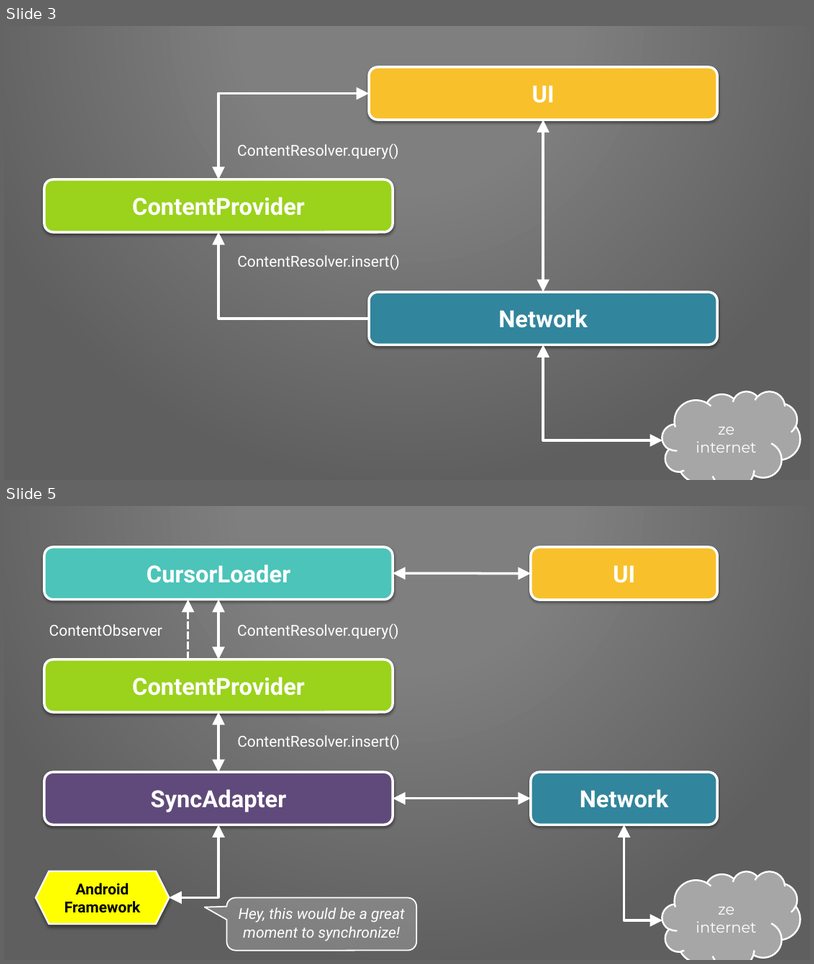
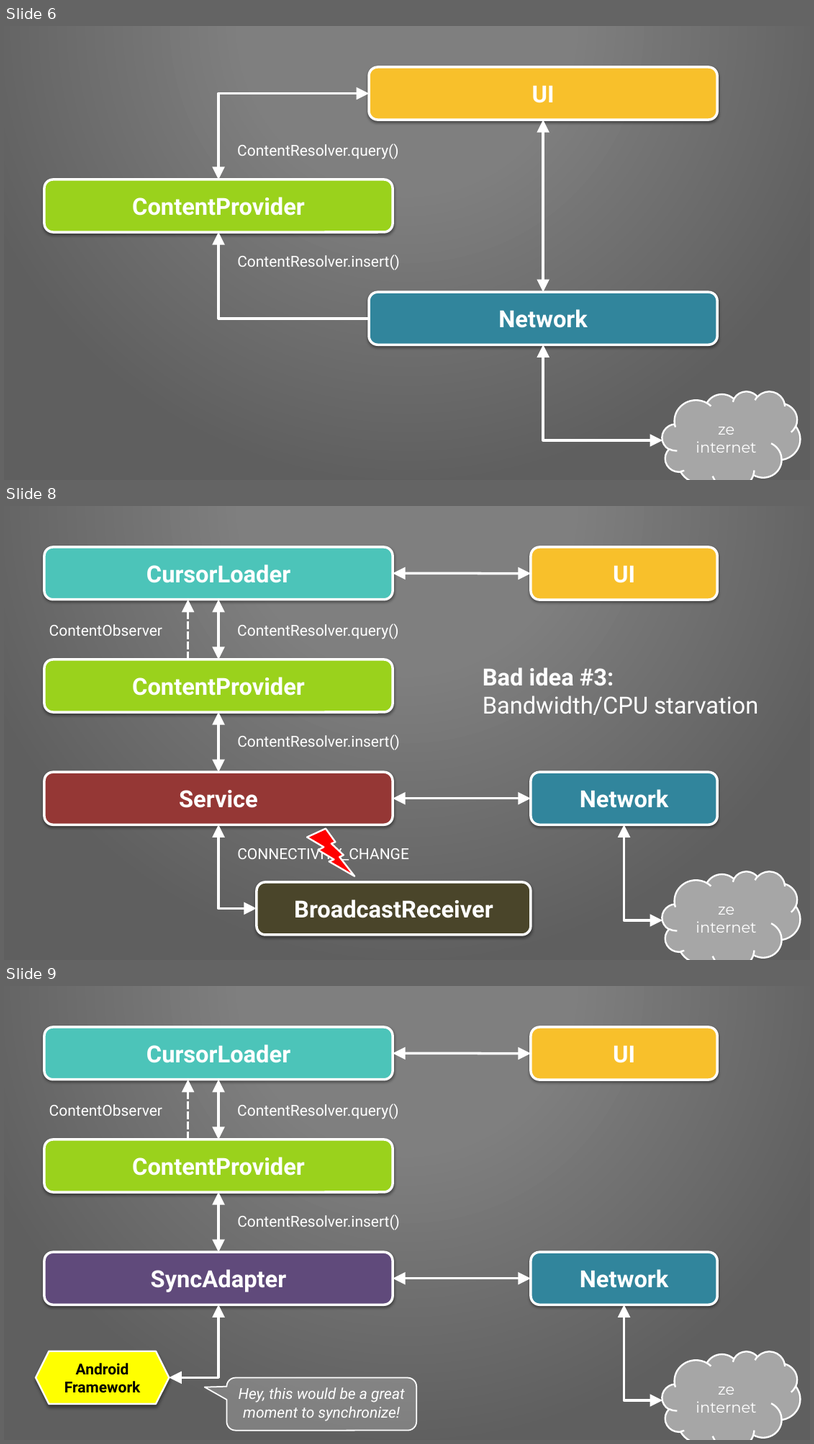
Before and after one commit to Pixplicity/sync-demo, a slide deck: I've been doing some syncing.pptx. Shown one above the other, each under a label of ours: slides 3 and 5 before the commit, slides 6, 8 and 9 after it; the slides between them are not shown. The pictures are 814x964 and 814x1444 pixels, drawn with LibreOffice and Linux fonts; fonts in the diff are those of the drawing; background and template pictures are left out. Boxes give left, top, right and bottom in pixels: in the first picture for what was removed or moved away, otherwise in the second. Text is boxed around its words. In the diff, an @@ line names an element or a change of style, - is before the commit and + after.

```diff
--- a/I've been doing some syncing.pptx
+++ b/I've been doing some syncing.pptx
@@ slide 8 added at (4, 506, 810, 960), background picture (left out); not listed: 1 template element that a slide beside it also shows @@
@@ rounded rectangle added at (44, 547, 393, 600), fill #4CC4B9, outline #FFFFFF 3 pt, 28 pt, text #FFFFFF, bold @@
+CursorLoader
@@ rounded rectangle added at (531, 547, 718, 600), fill #F8C02B, outline #FFFFFF 3 pt, 28 pt, text #FFFFFF, bold @@
+UI
@@ double arrow added from (393, 573) to (531, 573), #FFFFFF 3 pt @@
@@ arrow added from (188, 659) to (188, 600), #FFFFFF 3 pt dashed @@
@@ double arrow added from (219, 600) to (219, 659), #FFFFFF 3 pt @@
@@ text added at (49, 624, 162, 636), 18 pt, text #FFFFFF @@
+ContentObserver
@@ text added at (237, 623, 399, 639), 18 pt, text #FFFFFF @@
+ContentResolver.query()
@@ rounded rectangle added at (44, 659, 393, 713), fill #9AD21C, outline #FFFFFF 3 pt, 28 pt, text #FFFFFF, bold @@
+ContentProvider
@@ text added at (483, 667, 759, 715), 28 pt, text #FFFFFF @@
+Bad idea #3:
+Bandwidth/CPU starvation
@@ double arrow added from (219, 713) to (219, 772), #FFFFFF 3 pt @@
@@ text added at (237, 734, 400, 750), 18 pt, text #FFFFFF @@
+ContentResolver.insert()
@@ rounded rectangle added at (44, 772, 393, 825), fill #953735, outline #FFFFFF 3 pt, 28 pt, text #FFFFFF, bold @@
+Service
@@ rounded rectangle added at (531, 772, 718, 825), fill #31859C, outline #FFFFFF 3 pt, 28 pt, text #FFFFFF, bold @@
+Network
@@ double arrow added from (393, 798) to (531, 798), #FFFFFF 3 pt @@
@@ elbow double arrow added from (219, 825) to (257, 908), #FFFFFF 3 pt @@
@@ lightning bolt added at (307, 829, 355, 876), fill #FF0000, outline #FFFFFF 2 pt @@
@@ elbow double arrow added from (625, 825) to (663, 921), #FFFFFF 3 pt @@
@@ text added at (237, 844, 409, 863), 18 pt, text #FFFFFF @@
+CONNECTIVITY_CHANGE
@@ cloud added at (663, 871, 801, 960), fill #A6A6A6, outline #FFFFFF 2 pt, 18 pt, text #FFFFFF @@
+ze internet
@@ rounded rectangle added at (257, 882, 532, 934), fill #4A452A, outline #FFFFFF 3 pt, 28 pt, text #FFFFFF, bold @@
+BroadcastReceiver
@@ what was slide 3 is now slide 6 @@
@@ what was slide 5 is now slide 9 @@
```
Also in this commit, not shown: 1 slide changed, 3 other slides added.
